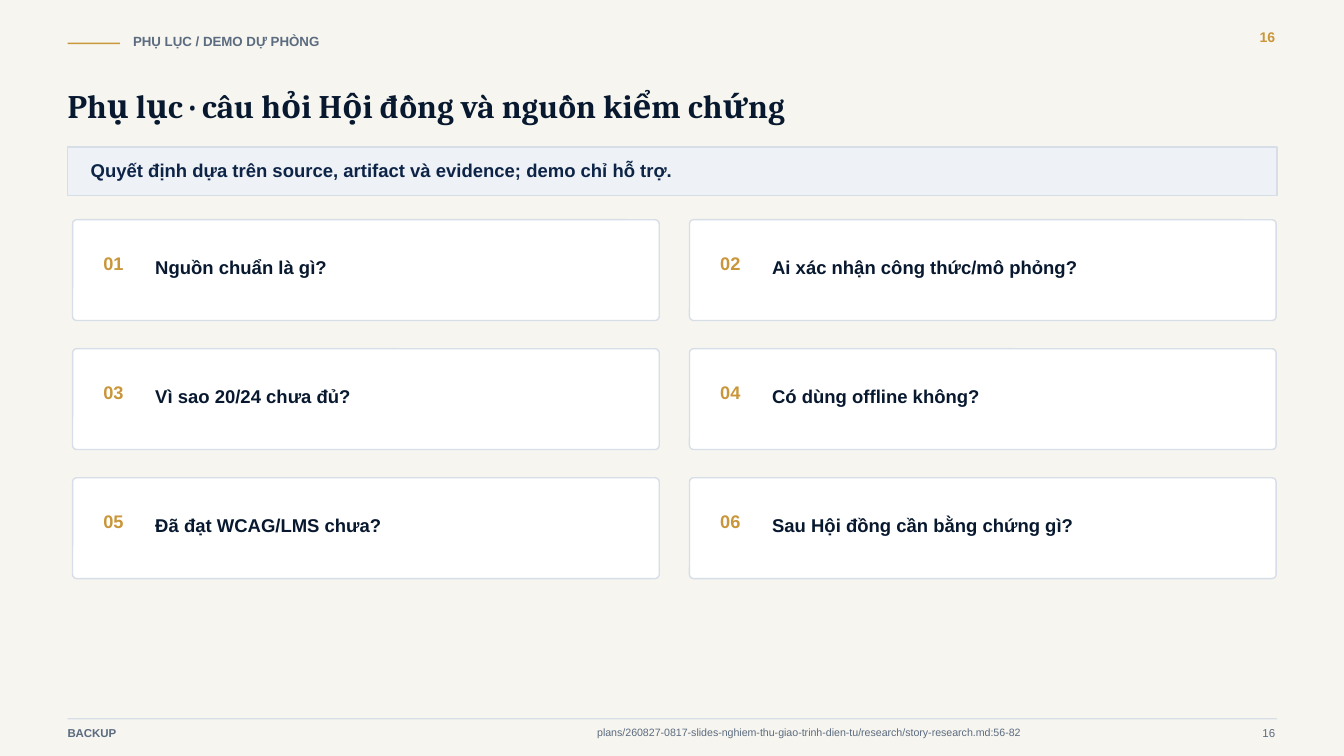
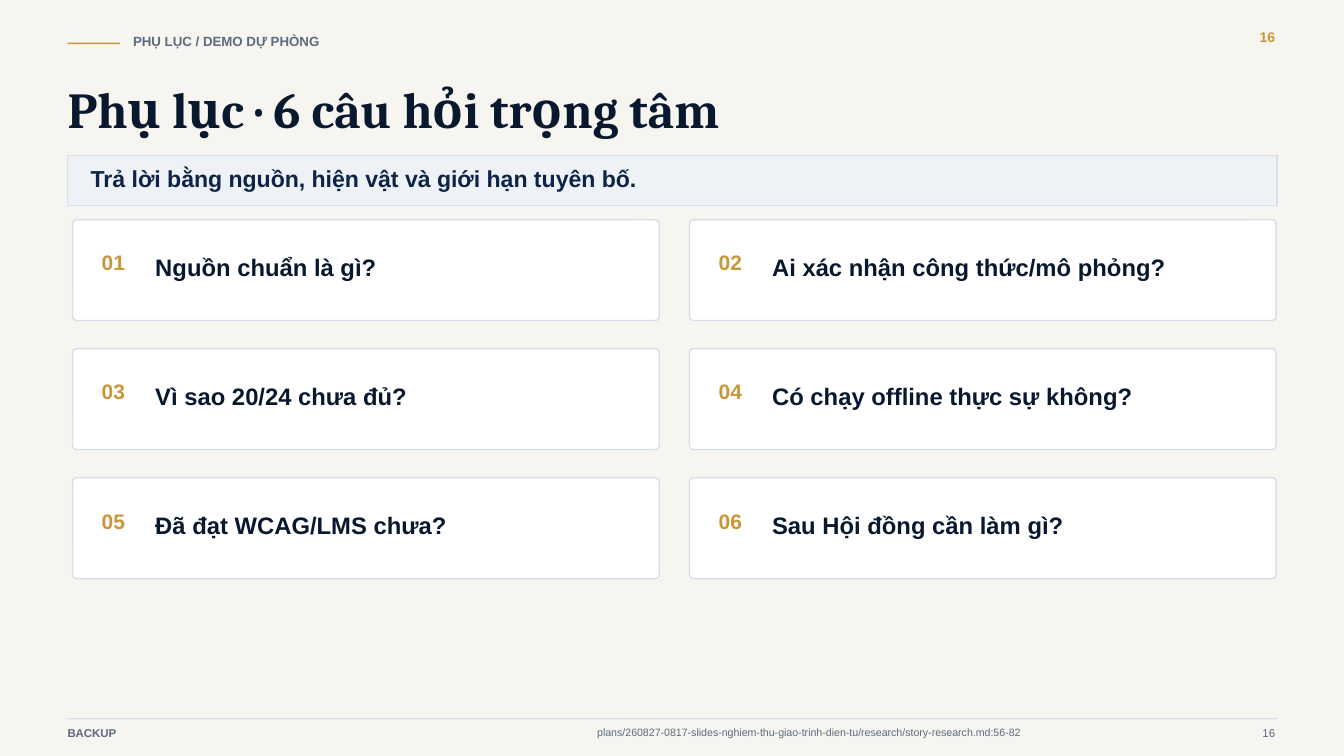
Before and after one commit to xuan2261/GiaoTrinhDienTu_CoHocLyThuyet, a slide deck: slide 16 of assets/designs/bao-cao-nghiem-thu-giao-trinh-dien-tu/bao-cao-nghiem-thu-giao-trinh-dien-tu.pptx. Drawn at 1344x756 pixels with LibreOffice and Linux fonts; fonts in the diff are those of the drawing. Boxes give left, top, right and bottom in pixels: in the first picture for what was removed or moved away, otherwise in the second. Text is boxed around its words. In the diff, an @@ line names an element or a change of style, - is before the commit and + after.

Commit message:
feat(presentation): harmonize 16-slide acceptance deck, web slides, and council handout
- Integrate 90-second system demo and Sim2 moment example into main deck
- Add A4 Council Handout Dossier formatted per Decree 30/2020/ND-CP
- Synchronize PPTX, PDF, Web Slides, Handout, and rehearsal scripts
- Fix font rendering on Windows and normalize PPTX package relationships
- Validate with 8/8 passing automated presentation contract tests

```diff
--- a/assets/designs/bao-cao-nghiem-thu-giao-trinh-dien-tu/bao-cao-nghiem-thu-giao-trinh-dien-tu.pptx
+++ b/assets/designs/bao-cao-nghiem-thu-giao-trinh-dien-tu/bao-cao-nghiem-thu-giao-trinh-dien-tu.pptx
@@ text at [273, 92, 719, 129]: text changed; size 23.5 to 36 pt @@
-Phụ lục · câu hỏi Hội đồng và nguồn kiểm chứng
+Phụ lục · 6 câu hỏi trọng tâm
@@ rectangle: place and size @@
-rectangle at [68, 147, 1277, 196]
+rectangle at [68, 155, 1277, 206]
@@ text at [91, 169, 637, 192]: text changed; size 13.2 to 16.5 pt @@
-Quyết định dựa trên source, artifact và evidence; demo chỉ hỗ trợ.
+Trả lời bằng nguồn, hiện vật và giới hạn tuyên bố.
@@ size 13.2 to 17 pt in 4 elements at [155, 257, 376, 281], [155, 516, 447, 539], [772, 258, 1165, 281], [155, 387, 407, 406] @@
@@ size 13 to 15 pt in 6 elements at [102, 255, 125, 270], [719, 255, 742, 270], [102, 514, 125, 529], [719, 514, 742, 529], [102, 384, 125, 399], [719, 384, 742, 399] @@
@@ text at [772, 387, 1132, 410]: text changed; size 13.2 to 17 pt @@
-Có dùng offline không?
+Có chạy offline thực sự không?
@@ text at [772, 515, 1064, 539]: text changed; size 13.2 to 17 pt @@
-Sau Hội đồng cần bằng chứng gì?
+Sau Hội đồng cần làm gì?
```
Also in this commit, not shown: 11 other slides changed, 4 slides added, 4 slides removed, 23 other files.
